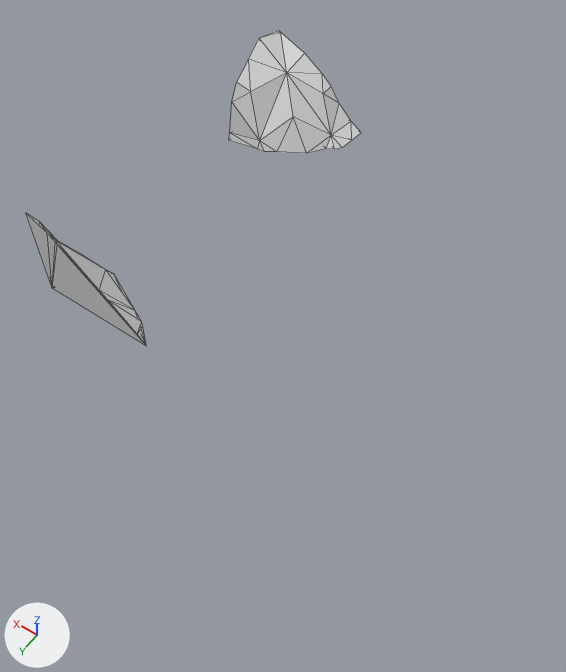
The glTF model assets/terrain/surface_pieces/surf_3_12.glb as it was, and as the next commit left it.
Camera for both pictures: a 50 mm lens placed at (-96.3, 53.73, -2.43), pointed at (-92.04, 47.76, -11.8). The axes (+X, +Y, +Z) are drawn at lower left. The lights are the same throughout. The picture after the commit comes second. Mesh edges are drawn as thin lines. Where no turn or scale is listed for an object, it has been applied to the vertices.

Names of what the first picture shows: 'geometry_0'.
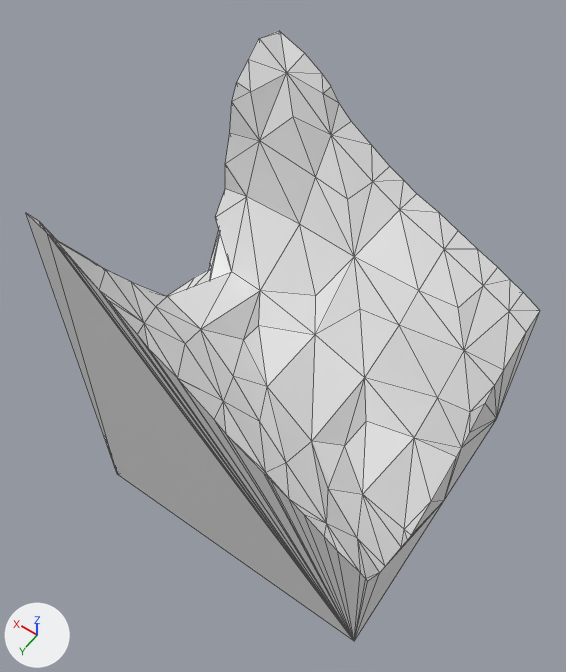
Location of each change, [x1, y1, x2, y2] in pixels of the pictures (566 x 672 px):
'geometry_0', reshaped (53% wider, 93% taller): before [26, 31, 361, 346]; after [26, 31, 540, 641]
part 1 of me_geometry_0, built on: before [37, 117, 361, 346]; after [37, 117, 540, 641]

What changed in the scene script:
```text
Change me_geometry_0:
    used by ob_geometry_0; location = (0.0, 0.0, 0.0)
    remove me_geometry_0.from_pydata(...)  # 50 vertices, 92 faces; spans x -91.61..-90.0, y 45.0..50.0, z -10.0..-8.69
    add me_geometry_0.from_pydata(...)  # 141 vertices, 278 faces; spans x -95.0..-90.0, y 45.0..50.0, z -15.0..-8.69
    me_geometry_0 part 1
    16 vertices are removed from x -91.61..-90.0, y 45.0..50.0, z -10.0
    60 faces are deleted
    3 vertices move from x -91.52..-90.27, y 45.24..49.37, z -10.0 to x -91.74..-90.0, y 45.0..49.25, z -10.37..-10.14
    107 vertices are added at x -95.0..-90.0, y 45.0..50.0, z -15.0..-10.03
    246 new faces join them
```
